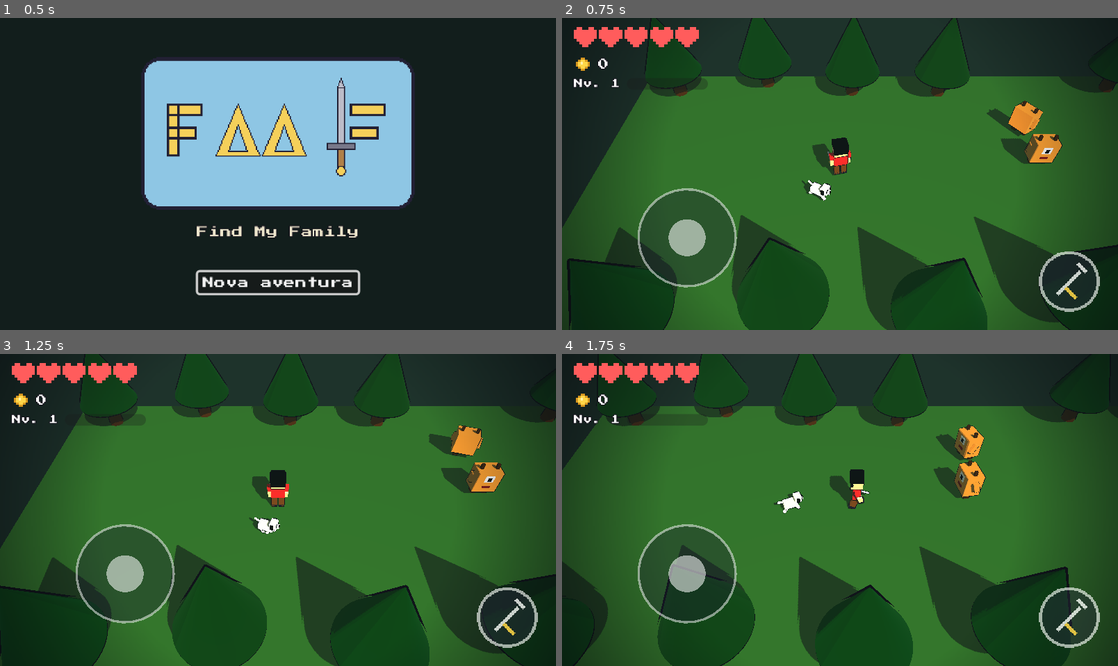
Above: before the commit, frames 1-4 (two rows, left to right).
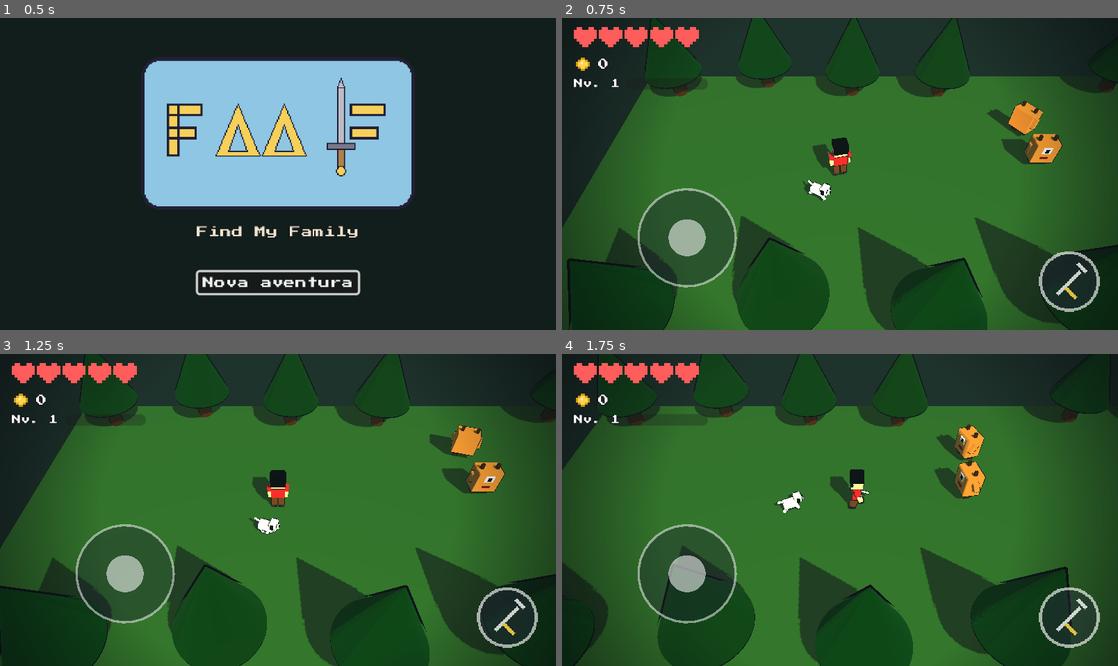
Above: after the commit, the same moments.

Repository: jorgediasdsg/fmf
Game: Godot game, scene res://src/ui/title_screen.tscn
Two runs of this game, one before a commit and one after it. Both use one fixed random seed, a clock stepped at 60 frames per second and the inputs below.
Inputs (mouse positions are in pixels of both pictures, inside the frame that each line leads up to):
- Up to frame 1 (0.5 s): no input
- Up to frame 2 (0.75 s): click "Nova aventura" at 0.5 s
- Up to frame 3 (1.25 s): no input
- Up to frame 4 (1.75 s): move the mouse to (962, 494) at 1.27 s; hold D (move_right) from 1.28 s (still down); tap J (attack) at 1.35 s; click (962, 494) at 1.42 s; tap Space (jump) at 1.52 s

Frame 1 is identical in both runs. In frame 2, 0.3% of the frame differs, in the area x 7-98%, y 18-100%; in frame 3, 0.3%; in frame 4, 0.3%, in the area x 0-91%, y 16-100%.

Commit message:
fix: achados da revisão final — recompensa do chefe salva na vitória, joystick/sons seguros sob pause, cache de materiais toon, sombras mobile 1024
Co-Authored-By: Claude Fable 5 <noreply@anthropic.com>

Diff:
--- a/project.godot
+++ b/project.godot
@@ -89,3 +89,5 @@
 renderer/rendering_method.mobile="gl_compatibility"
 textures/canvas_textures/default_texture_filter=0
 textures/vram_compression/import_etc2_astc=true
+lights_and_shadows/directional_shadow/size=2048
+lights_and_shadows/directional_shadow/size.mobile=1024
--- a/src/autoload/sfx.gd
+++ b/src/autoload/sfx.gd
@@ -1,5 +1,10 @@
 extends Node
 ## Tocador global de efeitos sonoros (autoload "Sfx").
+
+func _ready() -> void:
+	# os jingles de vitória/derrota tocam com a árvore pausada
+	process_mode = Node.PROCESS_MODE_ALWAYS
+
 
 var _streams := {
 	"hit": preload("res://assets/audio/hit.wav"),
--- a/src/enemies3d/cyclops.gd
+++ b/src/enemies3d/cyclops.gd
@@ -89,16 +89,23 @@
 
 func _die() -> void:
 	_dying = true
-	defeated.emit()
+	# Créditos ANTES de defeated.emit(): a vitória salva o jogo em resposta
+	# ao sinal, e o XP/moedas do chefe precisam estar dentro desse save.
+	GameState.add_xp(xp_reward)
 	var parent := get_parent()
 	var rng := RandomNumberGenerator.new()
-	for i in range(rng.randi_range(coin_min, coin_max)):
-		var coin := CoinScene.instantiate()
-		coin.position = global_position + Vector3(rng.randf_range(-0.7, 0.7), 0.4,
-			rng.randf_range(-0.7, 0.7))
-		parent.call_deferred("add_child", coin)
+	var n_coins := rng.randi_range(coin_min, coin_max)
+	if boss:
+		# a árvore pausa na vitória; moedas no chão seriam incoletáveis
+		GameState.add_coins(n_coins)
+	else:
+		for i in range(n_coins):
+			var coin := CoinScene.instantiate()
+			coin.position = global_position + Vector3(rng.randf_range(-0.7, 0.7), 0.4,
+				rng.randf_range(-0.7, 0.7))
+			parent.call_deferred("add_child", coin)
 	_puff(parent)
-	GameState.add_xp(xp_reward)
+	defeated.emit()
 	if boss:
 		Sfx.play("boss_roar")
 	anim.play("die")
--- a/src/fx/toon_material.gd
+++ b/src/fx/toon_material.gd
@@ -6,11 +6,20 @@
 const OUTLINE_SHADER := preload("res://src/fx/outline.gdshader")
 
 
+static var _flat_cache: Dictionary = {}
+
+
 static func flat(color: Color, rim_strength := 0.55) -> ShaderMaterial:
+	# Um material por combinação cor+rim: mantém o número de materiais baixo
+	# (restrição de desempenho para web e celulares fracos).
+	var key := "%s|%.3f" % [color.to_html(), rim_strength]
+	if _flat_cache.has(key):
+		return _flat_cache[key]
 	var m := ShaderMaterial.new()
 	m.shader = TOON_SHADER
 	m.set_shader_parameter("albedo", color)
 	m.set_shader_parameter("rim_strength", rim_strength)
+	_flat_cache[key] = m
 	return m
 
 
--- a/src/levels3d/level_base.gd
+++ b/src/levels3d/level_base.gd
@@ -93,13 +93,22 @@
 
 func _retry() -> void:
 	get_tree().paused = false
+	_release_game_actions()
 	GameState.reset_run()
 	get_tree().reload_current_scene()
 
 
 func _finish() -> void:
 	get_tree().paused = false
+	_release_game_actions()
 	get_tree().change_scene_to_file("res://src/ui/title_screen.tscn")
+
+
+func _release_game_actions() -> void:
+	## O dedo pode estar no joystick quando a tela de morte/vitória pausa o
+	## jogo; o evento de soltar se perde e a ação ficaria presa no Input.
+	for action in ["move_left", "move_right", "move_up", "move_down", "attack"]:
+		Input.action_release(action)
 
 
 # ---------------------------------------------------- construção de cenário
--- a/src/ui/title_screen.tscn
+++ b/src/ui/title_screen.tscn
@@ -1,12 +1,8 @@
-[gd_scene load_steps=5 format=3]
+[gd_scene load_steps=4 format=3]
 
 [ext_resource type="Script" path="res://src/ui/title_screen.gd" id="1"]
 [ext_resource type="Texture2D" path="res://assets/sprites/logo_fmf.png" id="2"]
 [ext_resource type="FontFile" path="res://assets/fonts/PressStart2P-Regular.ttf" id="3"]
-
-[sub_resource type="Gradient" id="grad"]
-offsets = PackedFloat32Array(0, 1)
-colors = PackedColorArray(0.09, 0.16, 0.14, 1, 0.03, 0.06, 0.08, 1)
 
 [node name="TitleScreen" type="Control"]
 layout_mode = 3
--- a/src/ui/touch_controls.tscn
+++ b/src/ui/touch_controls.tscn
@@ -6,6 +6,7 @@
 
 [node name="TouchControls" type="CanvasLayer"]
 layer = 10
+process_mode = 3
 script = ExtResource("1")
 
 [node name="Joystick" type="Control" parent="."]
--- a/tests/sim_phase1.gd
+++ b/tests/sim_phase1.gd
@@ -5,6 +5,9 @@
 var f := 0
 var gs: Node
 var fails: Array[String] = []
+var xp_b := 0
+var lvl_b := 0
+var coins_b := 0
 
 
 func _initialize() -> void:
@@ -28,6 +31,9 @@
 		gs.save_path = "user://test_phase_save.json"
 	match f:
 		20:
+			var sfx := root.get_node_or_null("Sfx")
+			_check(sfx != null and sfx.process_mode == Node.PROCESS_MODE_ALWAYS,
+				"Sfx devia tocar mesmo pausado (PROCESS_MODE_ALWAYS)")
 			_check(_gates() == 3, "deviam existir 3 portões, há %d" % _gates())
 			var zone1 := 0
 			for e in root.get_tree().get_nodes_in_group("enemies"):
@@ -37,6 +43,7 @@
 			_check(zone1 == 2, "clareira 1 devia ter 2 ciclopes, tinha %d" % zone1)
 		140:
 			_check(_gates() == 2, "portão 1 devia ter aberto (%d restantes)" % _gates())
+			Input.action_press("move_right")  # dedo no joystick na hora da morte
 			current_scene.get_node("Player").global_position = Vector3(5, -12, 0)
 		200:
 			var over: CanvasLayer = current_scene.get_node("GameOver")
@@ -46,12 +53,32 @@
 		280:
 			_check(gs.hp == gs.max_hp, "retry devia encher a vida (hp=%d)" % gs.hp)
 			_check(_gates() == 3, "fase recarregada devia ter 3 portões (%d)" % _gates())
+			_check(not Input.is_action_pressed("move_right"),
+				"retry devia soltar o joystick (move_right ainda pressionado)")
+			xp_b = gs.xp
+			lvl_b = gs.level
+			coins_b = gs.coins
 			for e in root.get_tree().get_nodes_in_group("enemies"):
 				if e.get("boss"):
 					e.take_hit(999, Vector3.ZERO)
 		340:
 			_check(current_scene.get_node("Victory").visible, "tela de vitória devia aparecer")
 			_check(gs.phases_done.has(1), "fase 1 devia estar salva como concluída")
+			_check(gs.xp != xp_b or gs.level != lvl_b,
+				"XP do chefe devia ser creditado (xp %d nv %d inalterados)" % [gs.xp, gs.level])
+			_check(gs.coins >= coins_b + 8, "moedas do chefe deviam ser creditadas (%d → %d)" % [coins_b, gs.coins])
+			var fsave := FileAccess.open("user://test_phase_save.json", FileAccess.READ)
+			if fsave == null:
+				_check(false, "save da vitória devia existir")
+			else:
+				var data: Variant = JSON.parse_string(fsave.get_as_text())
+				fsave.close()
+				_check(typeof(data) == TYPE_DICTIONARY
+					and int(data.get("xp", -1)) == gs.xp
+					and int(data.get("level", -1)) == gs.level
+					and int(data.get("coins", -1)) == gs.coins,
+					"save da vitória devia conter XP/nível/moedas do chefe (arquivo=%s vs gs xp=%d nv=%d c=%d)"
+						% [str(data), gs.xp, gs.level, gs.coins])
 			if fails.is_empty():
 				print("PHASE1 SIM PASSED")
 				quit(0)
--- /dev/null
+++ b/tests/test_toon_material.gd
@@ -0,0 +1,15 @@
+extends RefCounted
+## O estilo visual usa poucos materiais: a fábrica deve cachear por cor+rim
+## (um ShaderMaterial por combinação, não um por mesh).
+
+
+func test_materiais_iguais_sao_a_mesma_instancia() -> String:
+	var tm: Script = load("res://src/fx/toon_material.gd")
+	var a: ShaderMaterial = tm.flat(Color(0.3, 0.5, 0.2), 0.4)
+	var b: ShaderMaterial = tm.flat(Color(0.3, 0.5, 0.2), 0.4)
+	if a != b:
+		return "mesma cor+rim devia reutilizar o mesmo material"
+	var c: ShaderMaterial = tm.flat(Color(0.9, 0.1, 0.1), 0.4)
+	if a == c:
+		return "cores diferentes deviam gerar materiais diferentes"
+	return ""
Not shown, added: tests/test_toon_material.gd.uid
